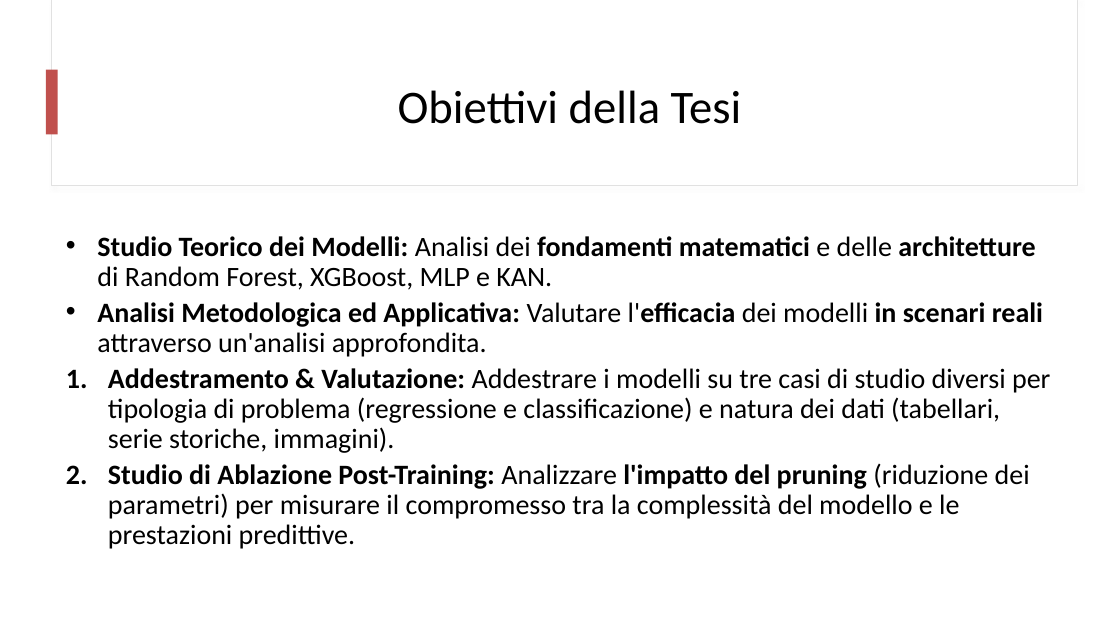
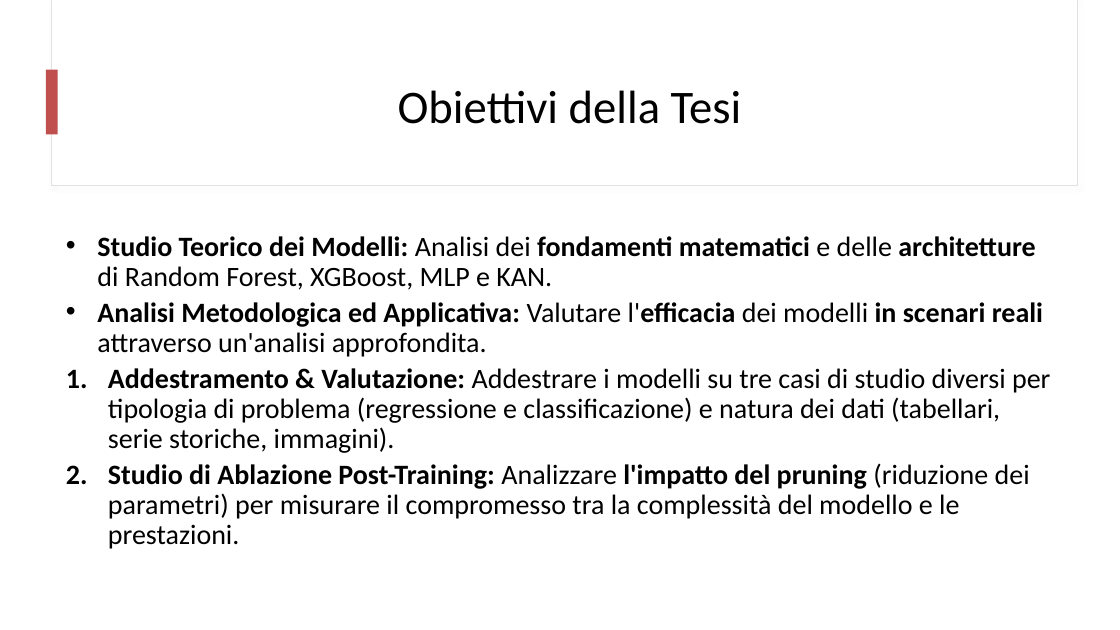
Before and after one commit to mtomas03/Thesis_Paper, a slide deck: slide 2 of Presentation.pptx. Drawn at 1120x630 pixels with LibreOffice and Linux fonts; fonts in the diff are those of the drawing. Boxes give left, top, right and bottom in pixels: in the first picture for what was removed or moved away, otherwise in the second. Text is boxed around its words. In the diff, an @@ line names an element or a change of style, - is before the commit and + after.

```diff
--- a/Presentation.pptx
+++ b/Presentation.pptx
@@ text at bbox=[108, 464, 1030, 549]: text changed @@
-2. Studio di Ablazione Post-Training: Analizzare l'impatto del pruning (riduzione dei parametri) per misurare il compromesso tra la complessità del modello e le prestazioni predittive.
+2. Studio di Ablazione Post-Training: Analizzare l'impatto del pruning (riduzione dei parametri) per misurare il compromesso tra la complessità del modello e le prestazioni.
```
Also in this commit, not shown: 16 other slides changed, 4 slides removed, 1 other file.
